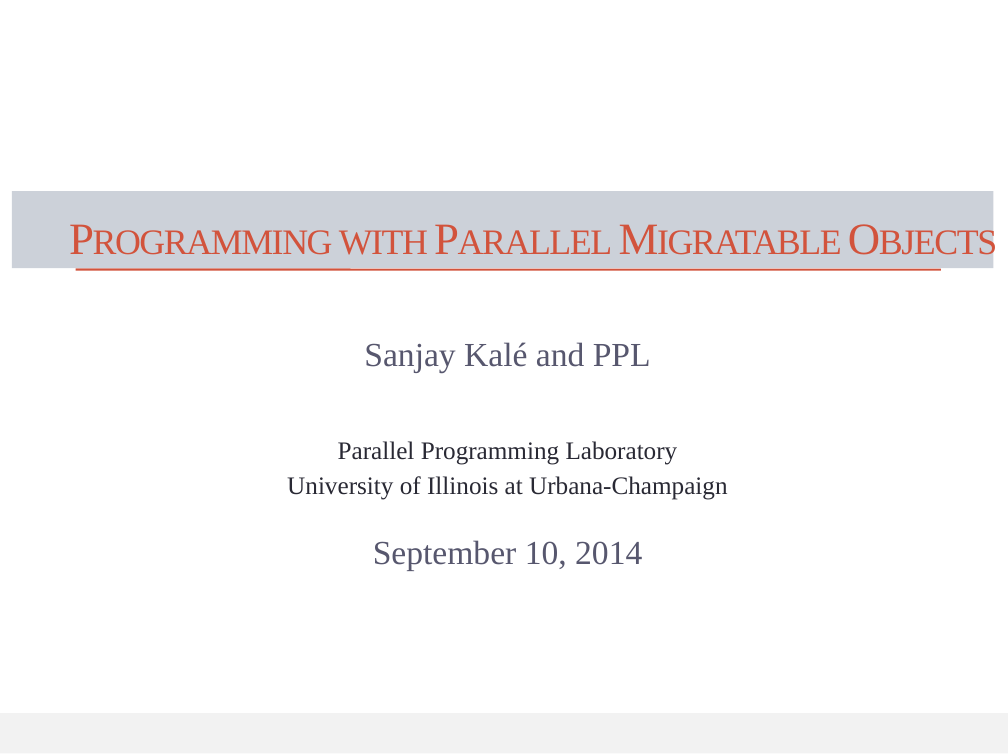
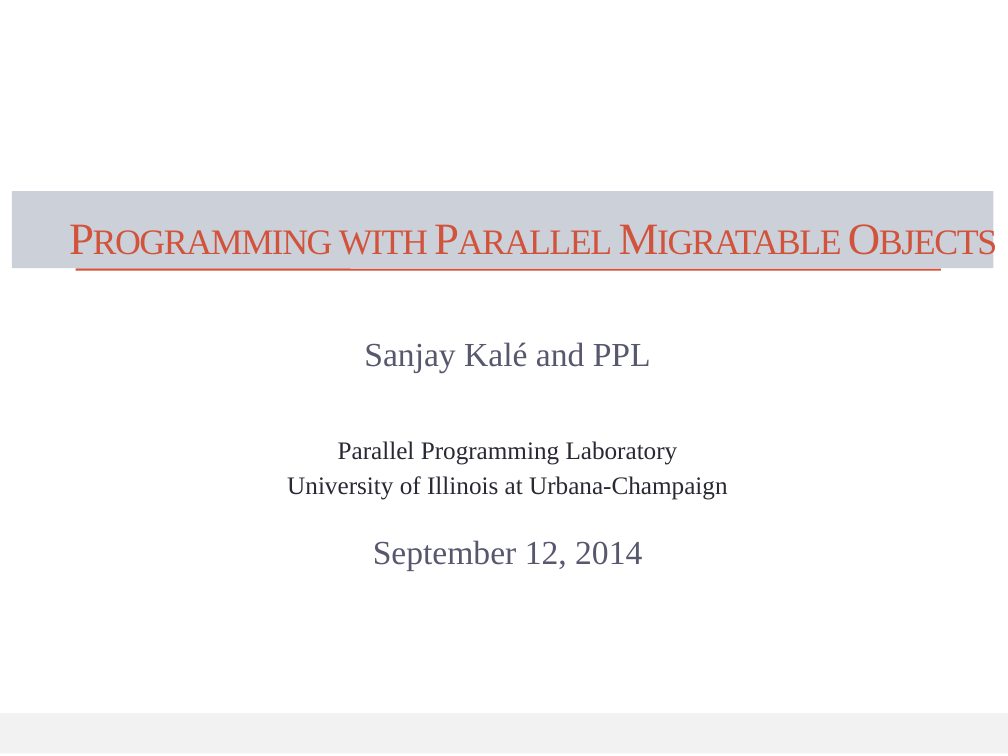
Before and after one commit to UIUC-PPL/charm_tutorial, a slide deck: slide 1 of tutorial-01-intro.pptx. Drawn at 1008x756 pixels with LibreOffice and Linux fonts; fonts in the diff are those of the drawing. Boxes give left, top, right and bottom in pixels: in the first picture for what was removed or moved away, otherwise in the second. Text is boxed around its words. In the diff, an @@ line names an element or a change of style, - is before the commit and + after.

```diff
--- a/tutorial-01-intro.pptx
+++ b/tutorial-01-intro.pptx
@@ text at [373, 540, 642, 571]: text changed @@
-September 10, 2014
+September 12, 2014
```
Also in this commit, not shown: 22 other slides changed, 1 other file.
